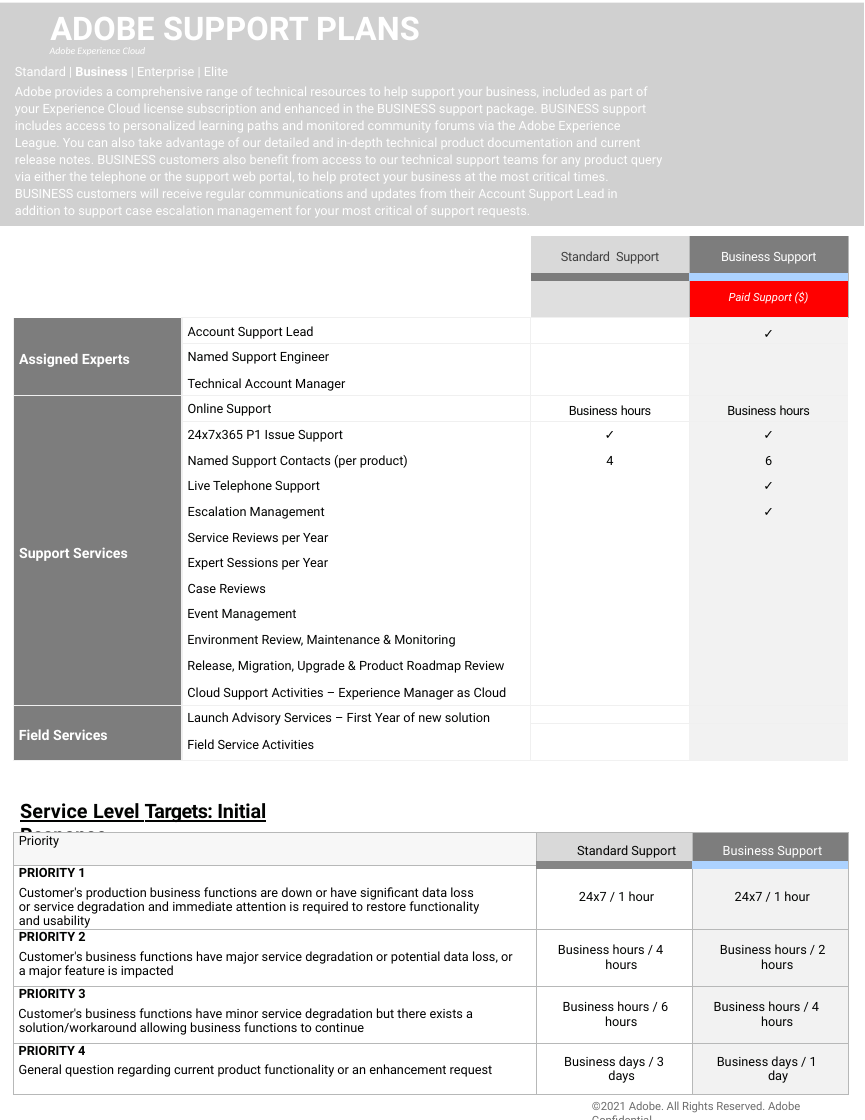
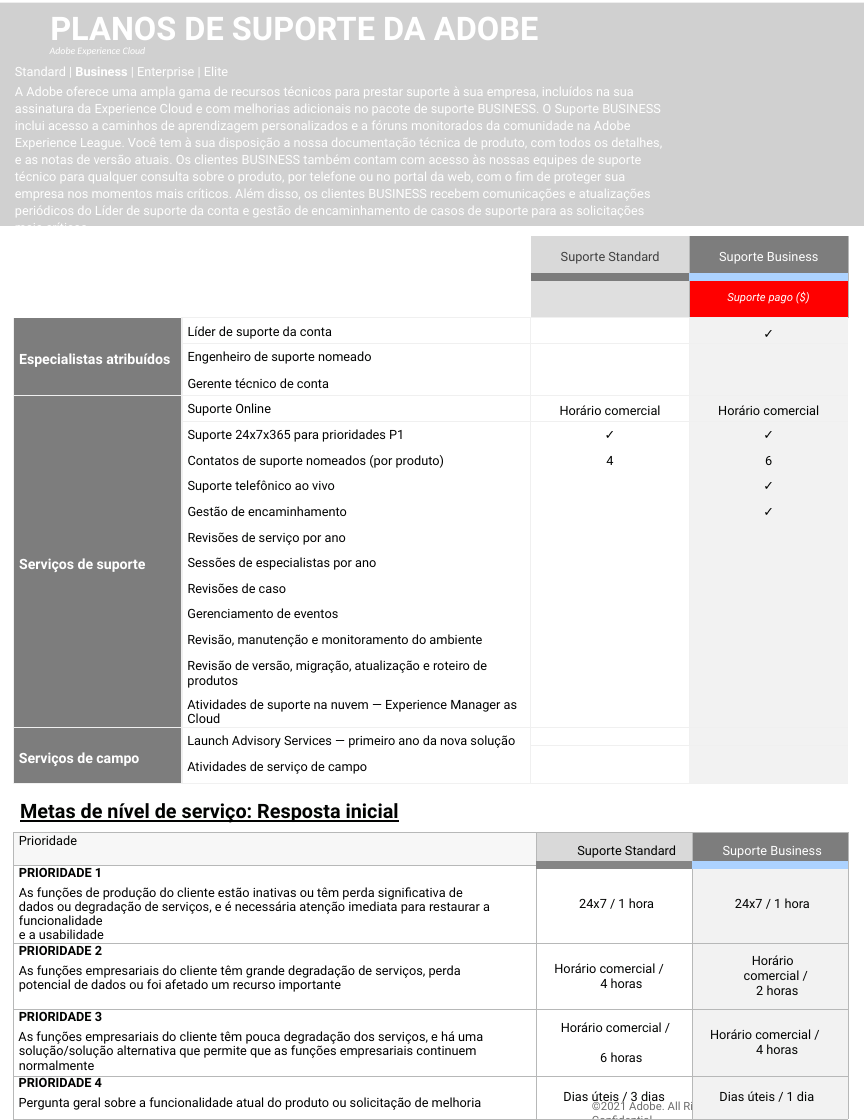
Before and after one commit to AdobeDocs/support-resources.pt-BR, a slide deck: slide 1 of help/data-sheets/assets/BusinessSupportDatasheet.pptx. Drawn at 865x1120 pixels with LibreOffice and Linux fonts; fonts in the diff are those of the drawing; grey boxes stand for pictures; background and template pictures are left out. Boxes give left, top, right and bottom in pixels: in the first picture for what was removed or moved away, otherwise in the second. Text is boxed around its words. In the diff, an @@ line names an element or a change of style, - is before the commit and + after.

```diff
--- a/help/data-sheets/assets/BusinessSupportDatasheet.pptx
+++ b/help/data-sheets/assets/BusinessSupportDatasheet.pptx
@@ title at box(50, 17, 538, 40): text changed @@
-ADOBE SUPPORT PLANS
+PLANOS DE SUPORTE DA ADOBE
@@ text at box(15, 87, 662, 226): text changed @@
-Adobe provides a comprehensive range of technical resources to help support your business, included as part of your Experience Cloud license subscription and enhanced in the BUSINESS support package. BUSINESS support includes access to personalized learning paths and monitored community forums via the Adobe Experience League. You can also take advantage of our detailed and in-depth technical product documentation and current release notes. BUSINESS customers also benefit from access to our technical support teams for any product query via either the telephone or the support web portal, to help protect your business at the most critical times. BUSINESS customers will receive regular communications and updates from their Account Support Lead in addition to support case escalation management for your most critical of support requests.
+A Adobe oferece uma ampla gama de recursos técnicos para prestar suporte à sua empresa, incluídos na sua assinatura da Experience Cloud e com melhorias adicionais no pacote de suporte BUSINESS. O Suporte BUSINESS inclui acesso a caminhos de aprendizagem personalizados e a fóruns monitorados da comunidade na Adobe Experience League. Você tem à sua disposição a nossa documentação técnica de produto, com todos os detalhes, e as notas de versão atuais. Os clientes BUSINESS também contam com acesso às nossas equipes de suporte técnico para qualquer consulta sobre o produto, por telefone ou no portal da web, com o fim de proteger sua empresa nos momentos mais críticos. Além disso, os clientes BUSINESS recebem comunicações e atualizações periódicos do Líder de suporte da conta e gestão de encaminhamento de casos de suporte para as solicitações mais críticas.
@@ table at box(13, 236, 849, 778) @@
-row 1, column 3: Standard Support
+row 1, column 3: Suporte Standard
-row 1, column 4: Business Support
+row 1, column 4: Suporte Business
-row 2, column 4: Paid Support ($)
+row 2, column 4: Suporte pago ($)
-row 3, column 1: Assigned Experts
+row 3, column 1: Especialistas atribuídos
-row 3, column 2: Account Support Lead
+row 3, column 2: Líder de suporte da conta
-row 4, column 2: Named Support Engineer
+row 4, column 2: Engenheiro de suporte nomeado
-row 5, column 2: Technical Account Manager
+row 5, column 2: Gerente técnico de conta
-row 6: Support Services | Online Support | Business hours | Business hours
+row 6: Serviços de suporte | Suporte Online | Horário comercial | Horário comercial
-row 7, column 2: 24x7x365 P1 Issue Support
+row 7, column 2: Suporte 24x7x365 para prioridades P1
-row 8, column 2: Named Support Contacts (per product)
+row 8, column 2: Contatos de suporte nomeados (por produto)
-row 9, column 2: Live Telephone Support
+row 9, column 2: Suporte telefônico ao vivo
-row 10, column 2: Escalation Management
+row 10, column 2: Gestão de encaminhamento
-row 11, column 2: Service Reviews per Year
+row 11, column 2: Revisões de serviço por ano
-row 12, column 2: Expert Sessions per Year
+row 12, column 2: Sessões de especialistas por ano
-row 13, column 2: Case Reviews
+row 13, column 2: Revisões de caso
-row 14, column 2: Event Management
+row 14, column 2: Gerenciamento de eventos
-row 15, column 2: Environment Review, Maintenance & Monitoring
+row 15, column 2: Revisão, manutenção e monitoramento do ambiente
-row 16, column 2: Release, Migration, Upgrade & Product Roadmap Review
+row 16, column 2: Revisão de versão, migração, atualização e roteiro de produtos
-row 17, column 2: Cloud Support Activities – Experience Manager as Cloud
+row 17, column 2: Atividades de suporte na nuvem — Experience Manager as Cloud
-row 18, column 1: Field Services
+row 18, column 1: Serviços de campo
-row 18, column 2: Launch Advisory Services – First Year of new solution / Field Service Activities
+row 18, column 2: Launch Advisory Services — primeiro ano da nova solução / Atividades de serviço de campo
@@ text at box(20, 803, 399, 823): text changed @@
-Service Level Targets: Initial Response
+Metas de nível de serviço: Resposta inicial
@@ table at box(13, 832, 848, 1114) @@
-row 1: Priority | Standard Support | Business Support
+row 1: Prioridade | Suporte Standard | Suporte Business
-row 2: PRIORITY 1 / Customer's production business functions are down or have significant data loss or service degradation and immediate attention is required to restore functionality and usability | 24x7 / 1 hour | 24x7 / 1 hour
+row 2: PRIORIDADE 1 / As funções de produção do cliente estão inativas ou têm perda significativa de dados ou degradação de serviços, e é necessária atenção imediata para restaurar a funcionalidade e a usabilidade | 24x7 / 1 hora | 24x7 / 1 hora
-row 3: PRIORITY 2 / Customer's business functions have major service degradation or potential data loss, or a major feature is impacted | Business hours / 4 hours | Business hours / 2 hours
+row 3: PRIORIDADE 2 / As funções empresariais do cliente têm grande degradação de serviços, perda potencial de dados ou foi afetado um recurso importante | Horário comercial / 4 horas | Horário comercial / 2 horas
-row 4: PRIORITY 3 / Customer's business functions have minor service degradation but there exists a solution/workaround allowing business functions to continue | Business hours / 6 hours | Business hours / 4 hours
+row 4: PRIORIDADE 3 / As funções empresariais do cliente têm pouca degradação dos serviços, e há uma solução/solução alternativa que permite que as funções empresariais continuem normalmente | Horário comercial / 6 horas | Horário comercial / 4 horas
-row 5: PRIORITY 4 / General question regarding current product functionality or an enhancement request | Business days / 3 days | Business days / 1 day
+row 5: PRIORIDADE 4 / Pergunta geral sobre a funcionalidade atual do produto ou solicitação de melhoria | Dias úteis / 3 dias | Dias úteis / 1 dia
@@ text "©2021 Adobe. All Rights Reserved. ..." at box(592, 1100, 803, 1114): letter spacing -0.1 to 0 pt @@
```
Also in this commit, not shown: 2 other slides changed, 7 other files.
